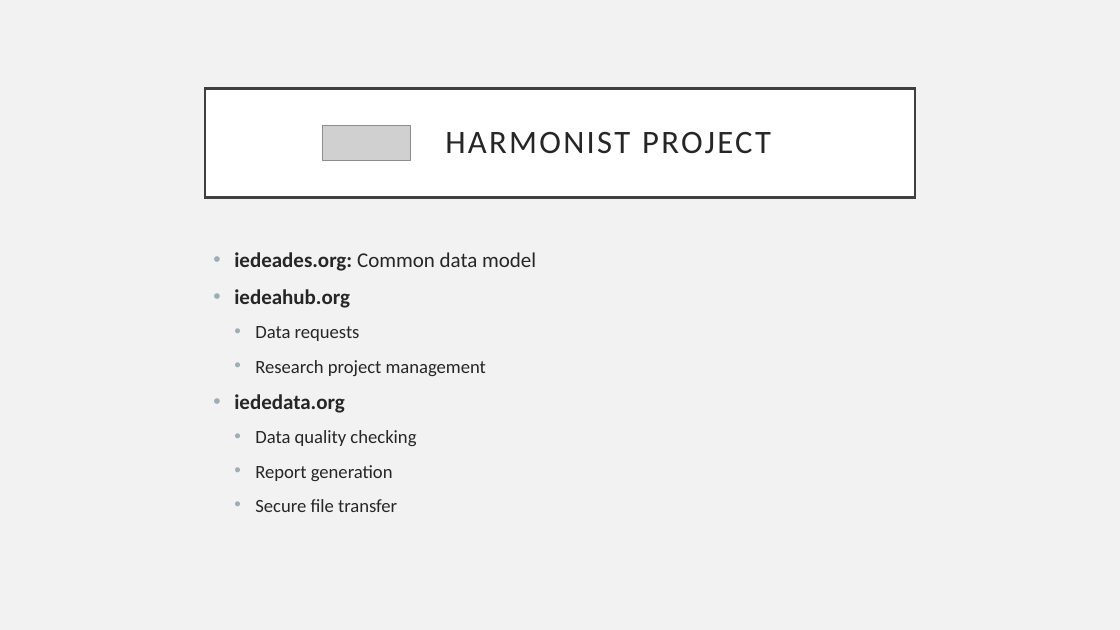
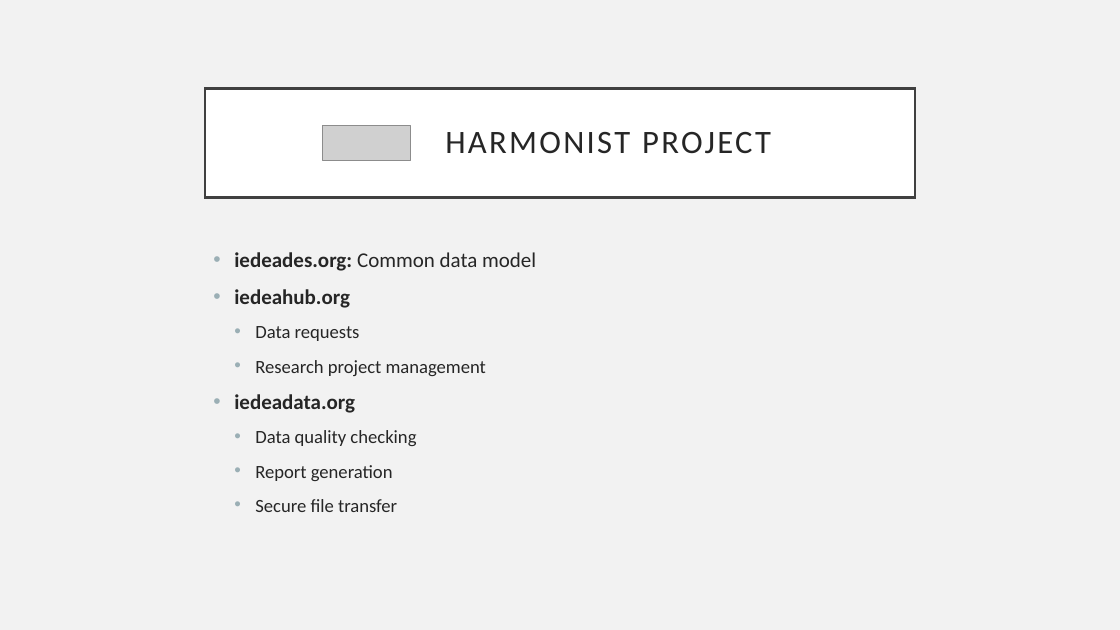
Before and after one commit to judytlewis/RLadiesNashville, a slide deck: slide 4 of RLadiesNashvilleJudy.ppsx. Drawn at 1120x630 pixels with LibreOffice and Linux fonts; fonts in the diff are those of the drawing; grey boxes stand for pictures. Boxes give left, top, right and bottom in pixels: in the first picture for what was removed or moved away, otherwise in the second. Text is boxed around its words. In the diff, an @@ line names an element or a change of style, - is before the commit and + after.

Commit message:
Fixed typo in slides, removed duplicate in helpers

```diff
--- a/RLadiesNashvilleJudy.ppsx
+++ b/RLadiesNashvilleJudy.ppsx
@@ text at (234, 394, 355, 413): text changed @@
-• iededata.org
+• iedeadata.org
```
Also in this commit, not shown: 1 other file.
